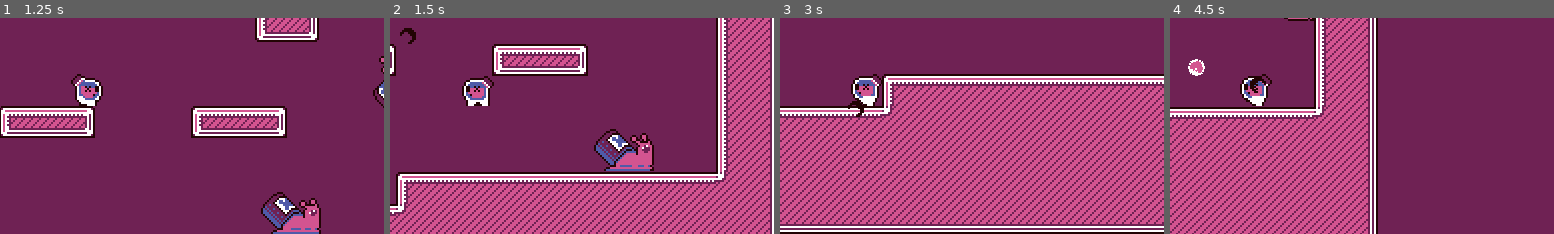
Above: before the commit, frames 1-4 (left to right).
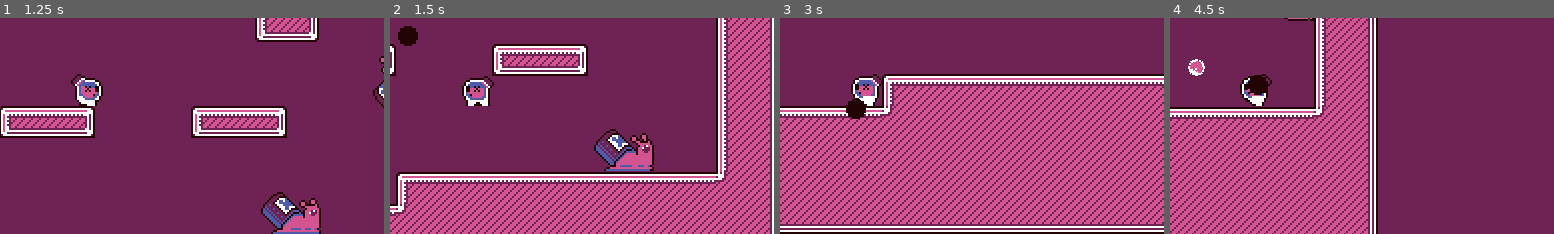
Above: after the commit, the same moments.

Repository: OceanBoy612/ludumdare21
Game: Godot game, scene res://Code/World/World.tscn
Two runs of this game, one before a commit and one after it. Both use one fixed random seed, a clock stepped at 60 frames per second and the inputs below.
Inputs (mouse positions are % of the whole screen's width and height, from its top left):
- Up to frame 1 (1.25 s): move the mouse to (72, 45) at 0.52 s; press the mouse at (72, 45) at 0.53 s; hold Right (ui_right) from 0.53 s (still down); tap Space (jump) at 0.77 s
- Up to frame 2 (1.5 s): keep holding Right (ui_right); move the mouse to (30, 55) at 1.27 s; release the mouse at (30, 55) at 1.28 s; click (30, 55) at 1.35 s
- Up to frame 3 (3 s): tap Space (jump) at 1.52 s; move the mouse to (60, 28) at 2.02 s; release Right (ui_right) at 2.03 s; press the mouse at (60, 28) at 2.03 s; hold Left (ui_left) 2.03-2.78 s; move the mouse to (45, 70) at 2.77 s; release the mouse at (45, 70) at 2.78 s; hold Right (ui_right) from 2.78 s (still down); click (45, 70) at 2.85 s
- Up to frame 4 (4.5 s): tap Space (jump) at 3.02, 3.77 s; move the mouse to (80, 65) at 3.52 s; press the mouse at (80, 65) at 3.53 s; move the mouse to (20, 35) at 4.27 s; release Right (ui_right) at 4.28 s; release the mouse at (20, 35) at 4.28 s; hold Left (ui_left) from 4.28 s (still down); click (20, 35) at 4.35 s
The pictures show only the part of the screen within x 39-89%, y 30-80%; the shares and areas given below are measured in that part.

Frame 1 is identical in both runs. In frame 2, 0.3% of the frame differs, in the area x 2-8%, y 3-13%; in frame 3, 0.2%; in frame 4, 0.2%.

Commit message:
Added muzzle flash sprite

Diff:
--- /dev/null
+++ b/src/Code/Effects/FlashEffect.tscn
@@ -0,0 +1,14 @@
+[gd_scene load_steps=3 format=2]
+
+[ext_resource path="res://Sprites/Effect Sprites/Flash_spriteframes.tres" type="SpriteFrames" id=1]
+[ext_resource path="res://Code/Effects/Effect.gd" type="Script" id=2]
+
+[node name="FlashEffect" type="Node2D"]
+script = ExtResource( 2 )
+
+[node name="Sprite" type="AnimatedSprite" parent="."]
+frames = ExtResource( 1 )
+animation = "Idle"
+playing = true
+
+[connection signal="animation_finished" from="Sprite" to="." method="_on_Sprite_animation_finished"]
--- a/src/Code/Player/Player.gd
+++ b/src/Code/Player/Player.gd
@@ -24,7 +24,7 @@
 
 
 onready var bullet_tscn = preload("res://Code/Player/Bullet/Bullet.tscn")
-onready var muzzleEffect = preload("res://Code/Effects/ExplosionEffectSmall.tscn")
+onready var muzzleEffect = preload("res://Code/Effects/FlashEffect.tscn") #MrGeko
 
 var move_dir: Vector2 = Vector2()
 var look_dir: Vector2 = Vector2()
@@ -71,7 +71,7 @@
 
 	emit_signal("shot")
 
-	muzzle_flash()
+	muzzle_flash() #MrGeko
 
 
 func jump():
@@ -161,7 +161,7 @@
 func _is_shoot_just_pressed() -> bool:
 	return OS.get_system_time_msecs() - last_shoot_time < shoot_buffer_msecs
 
-func muzzle_flash():
+func muzzle_flash(): #MrGeko
 	var effect = muzzleEffect.instance()
 	effect.position = $aimer/offset.global_position
 	get_parent().add_child(effect)
--- /dev/null
+++ b/src/Sprites/Effect Sprites/Flash_spriteframes.tres
@@ -0,0 +1,23 @@
+[gd_resource type="SpriteFrames" load_steps=5 format=2]
+
+[ext_resource path="res://Sprites/Effect Sprites/Flash-Sheet.png" type="Texture" id=1]
+
+[sub_resource type="AtlasTexture" id=1]
+atlas = ExtResource( 1 )
+region = Rect2( 0, 0, 10, 10 )
+
+[sub_resource type="AtlasTexture" id=2]
+atlas = ExtResource( 1 )
+region = Rect2( 10, 0, 10, 10 )
+
+[sub_resource type="AtlasTexture" id=3]
+atlas = ExtResource( 1 )
+region = Rect2( 20, 0, 10, 10 )
+
+[resource]
+animations = [ {
+"frames": [ SubResource( 1 ), SubResource( 2 ), SubResource( 3 ) ],
+"loop": true,
+"name": "Idle",
+"speed": 15.0
+} ]
Binary file added: src/Sprites/Effect Sprites/Flash-Sheet.png
Not shown, added: src/Sprites/Effect Sprites/Flash-Sheet.png.import
